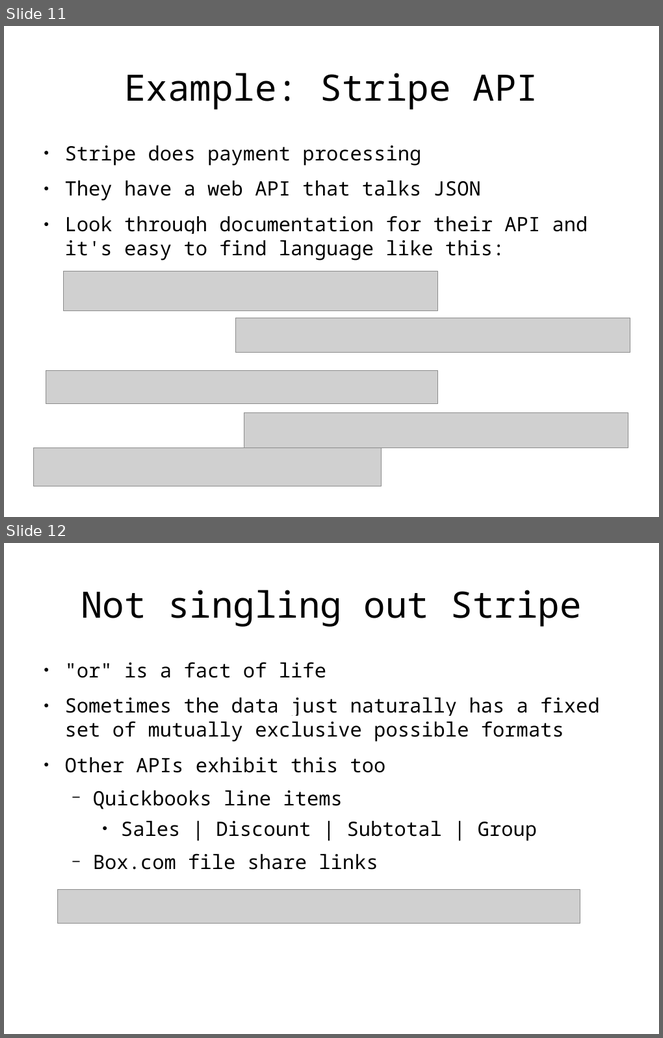
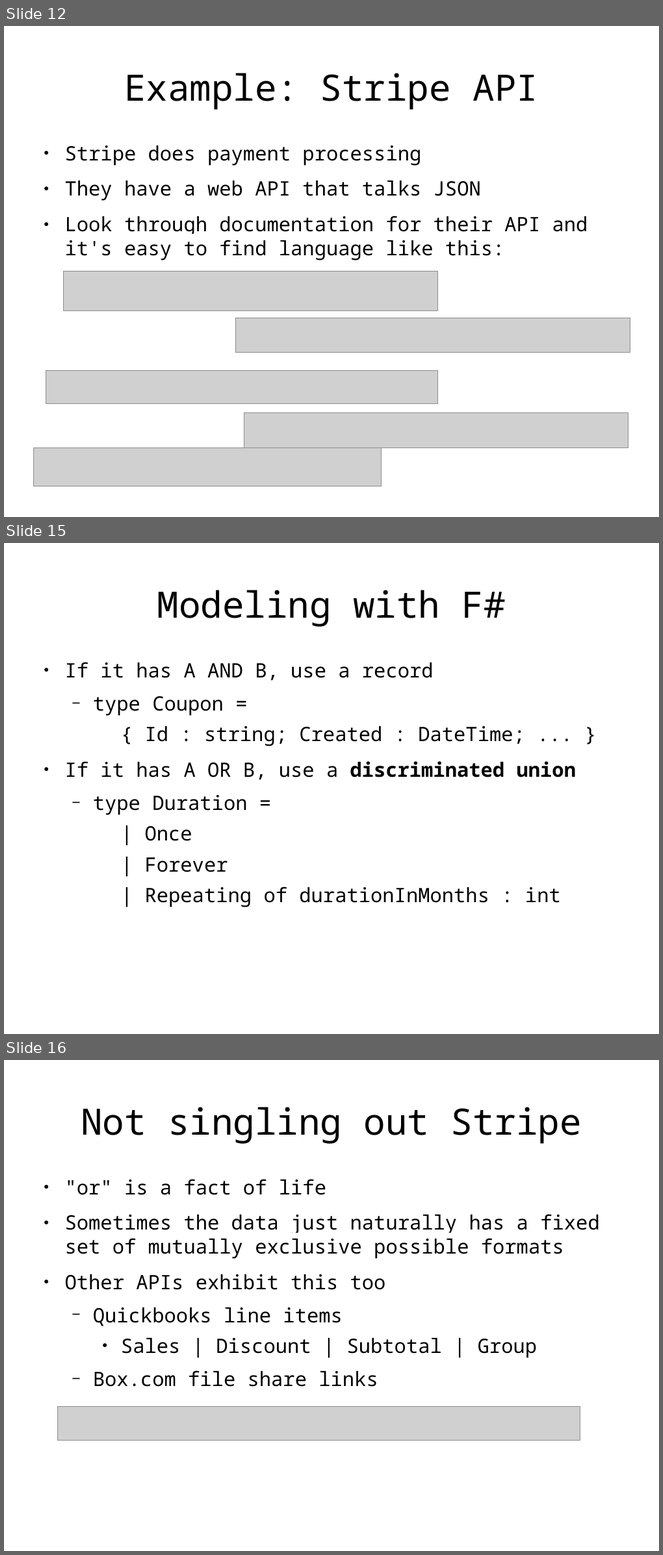
Before and after one commit to rspeele/FSharpTalk, a slide deck: fstalk.odp. Shown one above the other, each under a label of ours: slides 11 and 12 before the commit, slides 12, 15 and 16 after it; the slides between them are not shown. The pictures are 663x1038 and 663x1555 pixels, drawn with LibreOffice and Linux fonts; fonts in the diff are those of the drawing; grey boxes stand for pictures. Boxes give left, top, right and bottom in pixels: in the first picture for what was removed or moved away, otherwise in the second. Text is boxed around its words. In the diff, an @@ line names an element or a change of style, - is before the commit and + after.

Commit message:
Yet more samples and slides.
Type providers might be adequately covered now...

```diff
--- a/fstalk.odp
+++ b/fstalk.odp
@@ slide 15 added at box(4, 543, 659, 1034), background #FFFFFF @@
@@ title added at box(157, 590, 506, 627), 44 pt, text #000000 @@
+Modeling with F#
@@ text added at box(65, 662, 576, 908), 24 pt, text #000000 @@
+● If it has A AND B, use a record
+  − type Coupon =
+    { Id : string; Created : DateTime; ... }
+● If it has A OR B, use a discriminated union
+  − type Duration =
+    | Once
+    | Forever
+    | Repeating of durationInMonths : int
@@ what was slide 11 is now slide 12 @@
@@ what was slide 12 is now slide 16 @@
```
Also in this commit, not shown: 1 slide changed, 6 other slides added, 2 slides removed, 12 other files.
